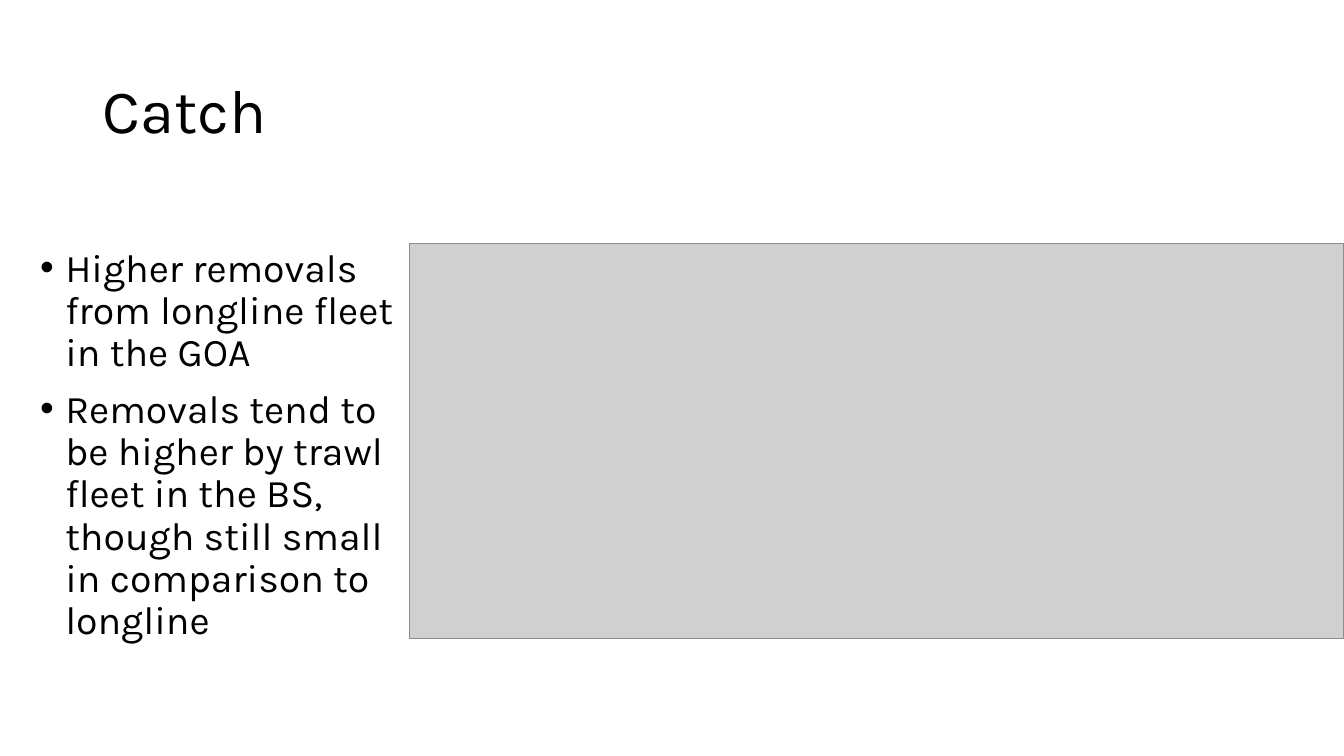
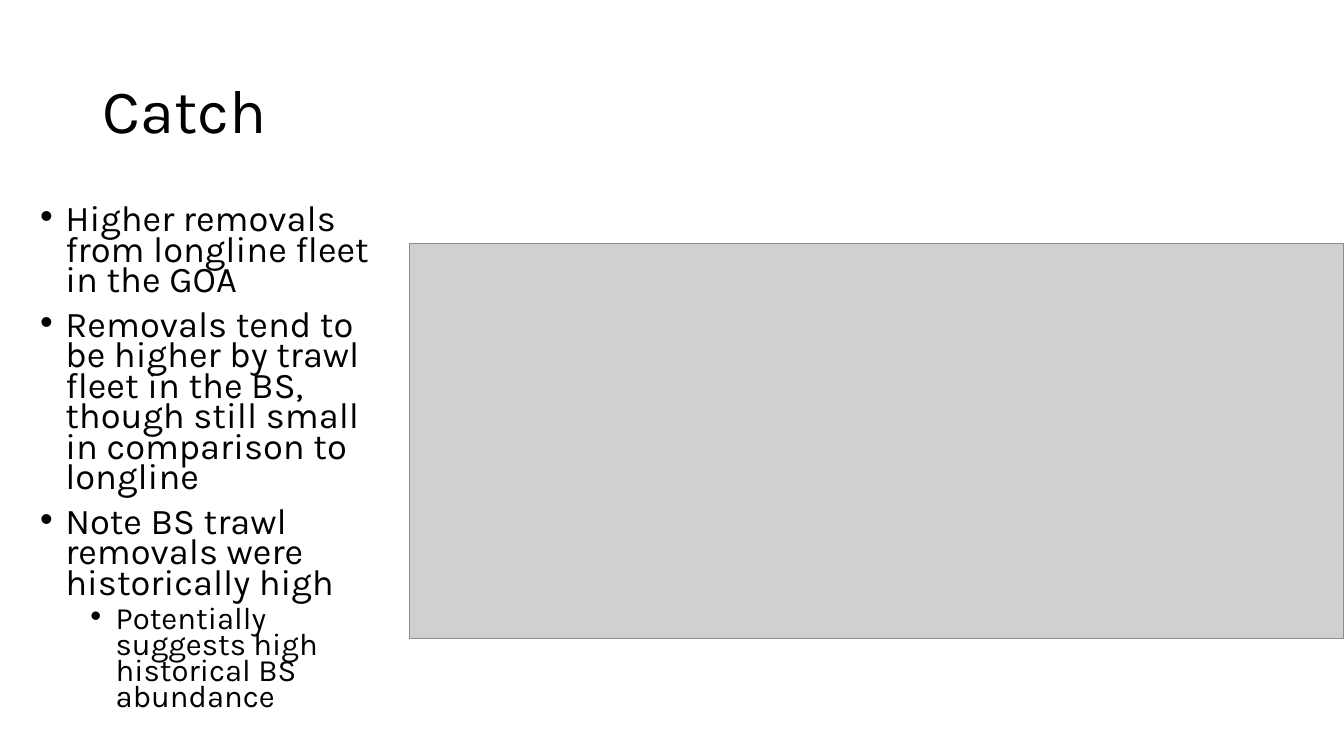
Before and after one commit to dgoethel-noaa/2026_Sablefish_CIE, a slide deck: slide 4 of Presentations/10. spatial_stock_assessment.pptx. Drawn at 1344x756 pixels with LibreOffice and Linux fonts; fonts in the diff are those of the drawing; grey boxes stand for pictures. Boxes give left, top, right and bottom in pixels: in the first picture for what was removed or moved away, otherwise in the second. Text is boxed around its words. In the diff, an @@ line names an element or a change of style, - is before the commit and + after.

```diff
--- a/Presentations/10. spatial_stock_assessment.pptx
+++ b/Presentations/10. spatial_stock_assessment.pptx
@@ text "Higher removals from longline fleet ...": place and size @@
-text "Higher removals from longline fleet ..." at (65, 255, 393, 644)
+text "Higher removals from longline fleet ..." at (65, 206, 368, 688)
@@ text at (65, 206, 368, 498): size 28 to 25.9 pt in "Higher removals from longline fleet in the ...", "Removals tend to be higher by trawl ..."; line spacing 0.9 to 0.7 @@
@@ text at (65, 509, 334, 688): paragraphs added @@
+• Note BS trawl removals were historically high
+  • Potentially suggests high historical BS abundance
```
Also in this commit, not shown: 8 other slides changed, 3 slides added, 8 other files.
